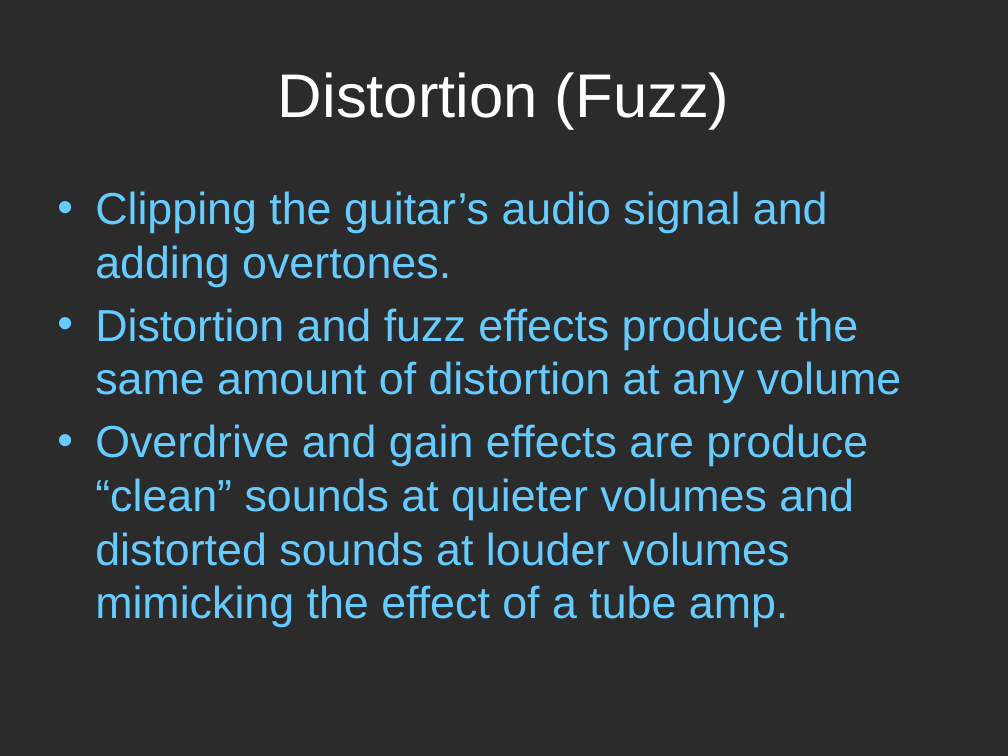
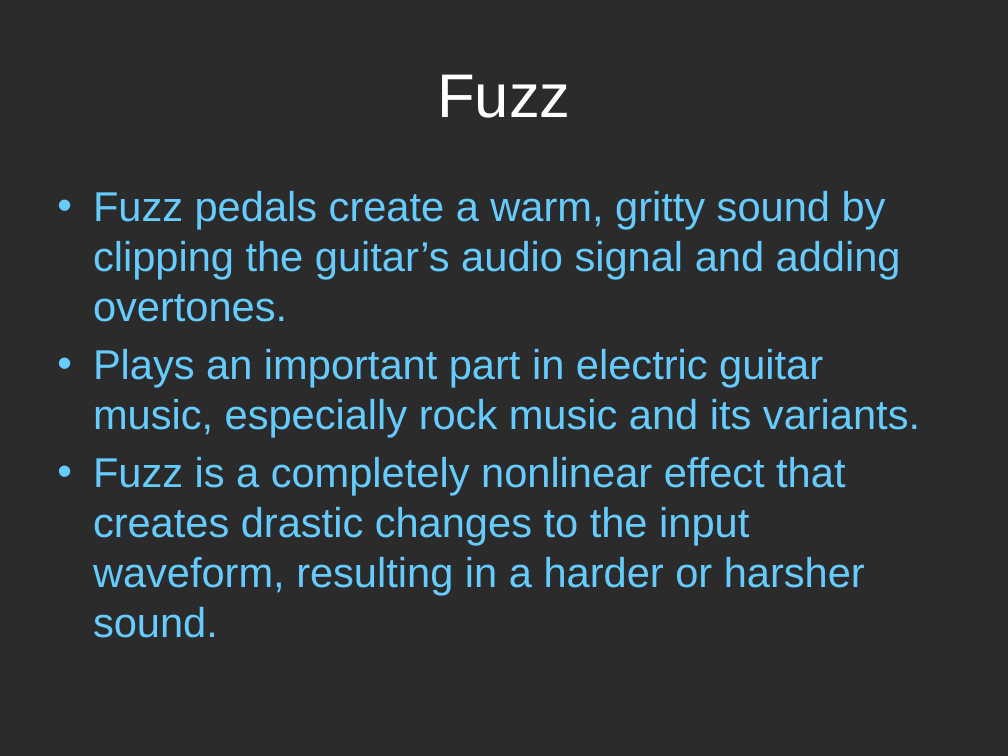
Before and after one commit to inteljack/EL6183-Digital-Signal-Processing-Lab-2015-Fall, a slide deck: slide 8 of project/jason/ppt.pptx. Drawn at 1008x756 pixels with LibreOffice and Linux fonts; fonts in the diff are those of the drawing; background and template pictures are left out; a plain dark background stands for a picture behind light text. Boxes give left, top, right and bottom in pixels: in the first picture for what was removed or moved away, otherwise in the second. Text is boxed around its words. In the diff, an @@ line names an element or a change of style, - is before the commit and + after.

```diff
--- a/project/jason/ppt.pptx
+++ b/project/jason/ppt.pptx
@@ title at (437, 74, 570, 118): text changed @@
-Distortion (Fuzz)
+Fuzz
@@ text at (93, 191, 920, 595): text changed; size 45.5 to 42.3 pt @@
-• Clipping the guitar’s audio signal and adding overtones.
-• Distortion and fuzz effects produce the same amount of distortion at any volume
-• Overdrive and gain effects are produce “clean” sounds at quieter volumes and distorted sounds at louder volumes mimicking the effect of a tube amp.
+• Fuzz pedals create a warm, gritty sound by clipping the guitar’s audio signal and adding overtones.
+• Plays an important part in electric guitar music, especially rock music and its variants.
+• Fuzz is a completely nonlinear effect that creates drastic changes to the input waveform, resulting in a harder or harsher sound.
```
Also in this commit, not shown: 8 other slides changed, 1 slide added, 1 slide removed, 8 other files.
